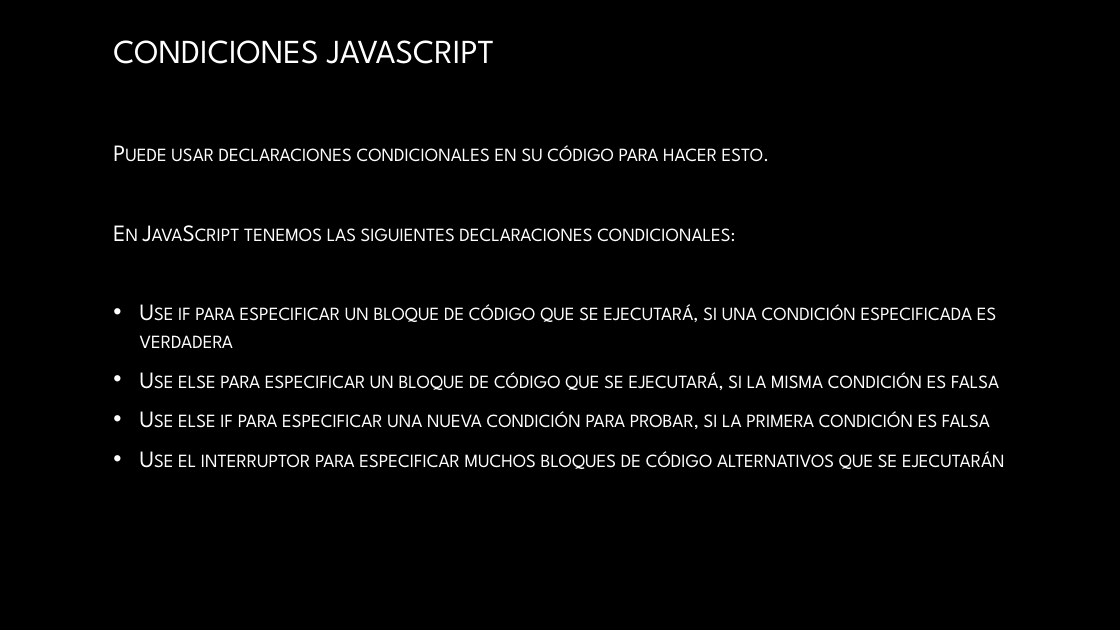
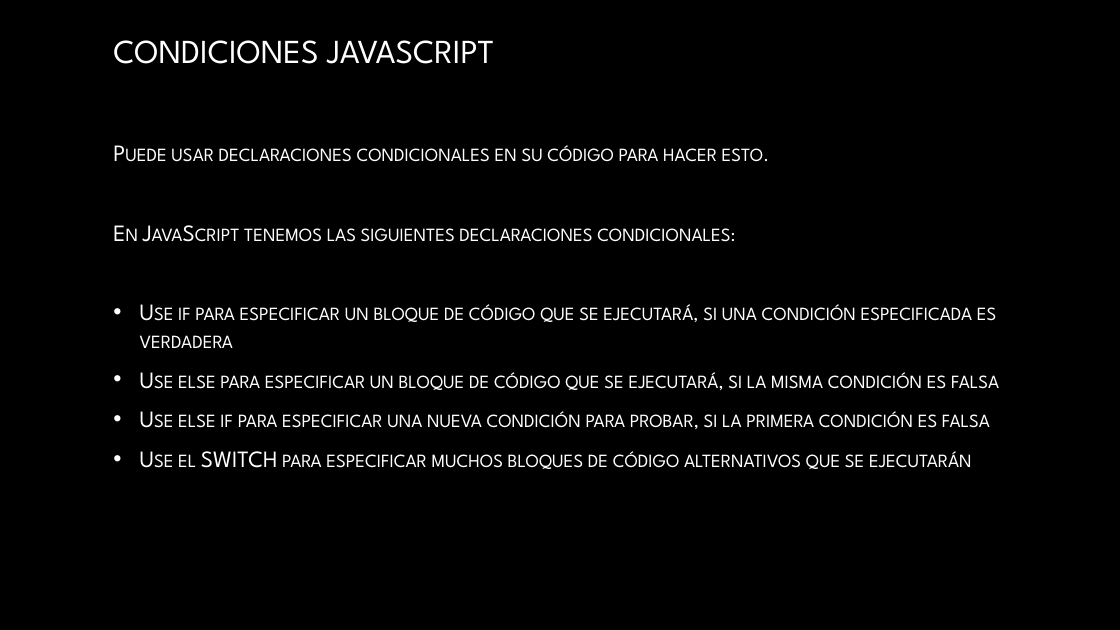
Before and after one commit to SheremyZX/repositorioCide, a slide deck: slide 6 of Gestión de datos js.pptx. Drawn at 1120x630 pixels with LibreOffice and Linux fonts; fonts in the diff are those of the drawing; background and template pictures are left out. Boxes give left, top, right and bottom in pixels: in the first picture for what was removed or moved away, otherwise in the second. Text is boxed around its words. In the diff, an @@ line names an element or a change of style, - is before the commit and + after.

```diff
--- a/Gestión de datos js.pptx
+++ b/Gestión de datos js.pptx
@@ text at bbox=[178, 451, 972, 469]: text changed @@
-• Use el interruptor para especificar muchos bloques de código alternativos que se ejecutarán
+• Use el SWITCH para especificar muchos bloques de código alternativos que se ejecutarán
```
Also in this commit, not shown: 1 other file.
